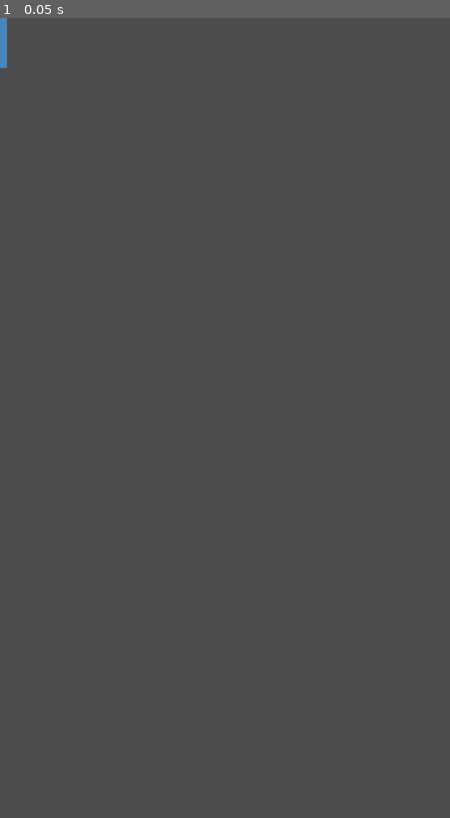
Above: before the commit, frame 1.
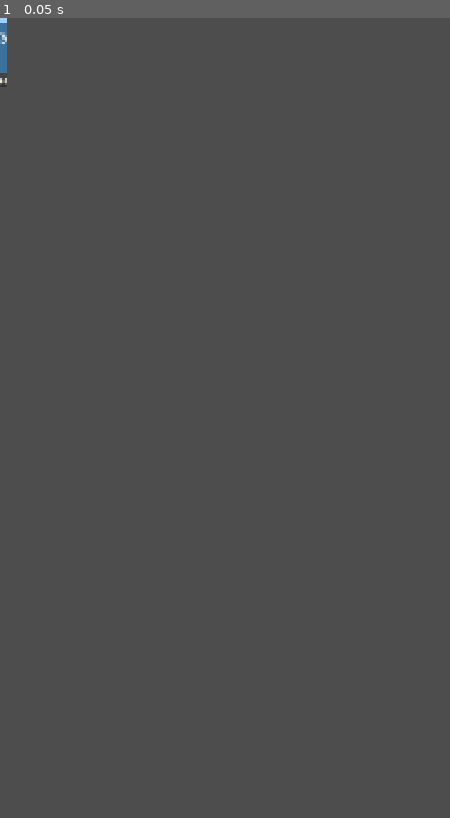
Above: after the commit, the same moment.

Repository: solsolet/MemoriaTFM
Game: Godot game, scene res://scenes/game/game.tscn
The game is run twice, just before and just after one commit, with the same random seed, the same clock (stepped at 60 frames per second) and the same inputs. This scene is started directly instead of the project's main scene.
Inputs:
- Up to frame 1 (0.05 s): no input

The runs differ from the first frame. In frame 1, 0.1% of the frame differs, in the area x 0-2%, y 0-9%.

Commit message:
feat: Millores de presició i velocitat

Diff:
--- a/pianissimo/autoload/stat_manager.tscn
+++ b/pianissimo/autoload/stat_manager.tscn
@@ -1,9 +1,11 @@
-[gd_scene load_steps=4 format=3 uid="uid://4q2dd8mo88ah"]
+[gd_scene load_steps=6 format=3 uid="uid://4q2dd8mo88ah"]
 
 [ext_resource type="Script" uid="uid://b2b0a55m8cfvo" path="res://autoload/stat_manager.gd" id="1_p1373"]
 [ext_resource type="Script" uid="uid://dp5pd6qoytn7i" path="res://resources/stat_definition.gd" id="2_j6or2"]
 [ext_resource type="Resource" uid="uid://ix4k64vlovk8" path="res://data/stats/keyboard.tres" id="3_ddre8"]
+[ext_resource type="Resource" uid="uid://bpagjsovsmxmp" path="res://data/stats/velocity.tres" id="4_mmus3"]
+[ext_resource type="Resource" uid="uid://dds7lied185et" path="res://data/stats/precision.tres" id="5_ku6ok"]
 
 [node name="StatManager" type="Node"]
 script = ExtResource("1_p1373")
-definitions = Array[ExtResource("2_j6or2")]([ExtResource("3_ddre8")])
+definitions = Array[ExtResource("2_j6or2")]([ExtResource("3_ddre8"), ExtResource("4_mmus3"), ExtResource("5_ku6ok")])
--- a/pianissimo/data/stats/keyboard.tres
+++ b/pianissimo/data/stats/keyboard.tres
@@ -6,7 +6,7 @@
 script = ExtResource("1_osp27")
 id = "keyboard"
 display_name = "Kayboard"
-base_cost = 50
-cost_growth = 40
+base_cost = 100
+cost_multiplier = 1.5
 max_level = 9
 metadata/_custom_type_script = "uid://dp5pd6qoytn7i"
--- /dev/null
+++ b/pianissimo/data/stats/precision.tres
@@ -0,0 +1,10 @@
+[gd_resource type="Resource" script_class="StatDefinition" load_steps=2 format=3 uid="uid://dds7lied185et"]
+
+[ext_resource type="Script" uid="uid://dp5pd6qoytn7i" path="res://resources/stat_definition.gd" id="1_bha2y"]
+
+[resource]
+script = ExtResource("1_bha2y")
+id = "precision"
+display_name = "Precision"
+max_level = 10
+metadata/_custom_type_script = "uid://dp5pd6qoytn7i"
--- /dev/null
+++ b/pianissimo/data/stats/velocity.tres
@@ -0,0 +1,10 @@
+[gd_resource type="Resource" script_class="StatDefinition" load_steps=2 format=3 uid="uid://bpagjsovsmxmp"]
+
+[ext_resource type="Script" uid="uid://dp5pd6qoytn7i" path="res://resources/stat_definition.gd" id="1_pkmo0"]
+
+[resource]
+script = ExtResource("1_pkmo0")
+id = "velocity"
+display_name = "Velocity"
+max_level = 10
+metadata/_custom_type_script = "uid://dp5pd6qoytn7i"
--- a/pianissimo/resources/stat_definition.gd
+++ b/pianissimo/resources/stat_definition.gd
@@ -3,6 +3,6 @@
 
 @export var id: String = ""
 @export var display_name: String = ""
-@export var base_cost: int = 10
+@export var base_cost: int = 50
 @export var cost_multiplier: float = 1.3 # exponencial, més costós que les upgrades
 @export var max_level: int = -1
--- a/pianissimo/scenes/home/home.tscn
+++ b/pianissimo/scenes/home/home.tscn
@@ -40,29 +40,36 @@
 
 [node name="IdleButton" type="Button" parent="SafeAreaContainer/VBoxContainer"]
 auto_translate_mode = 1
-custom_minimum_size = Vector2(200, 50)
+custom_minimum_size = Vector2(500, 50)
 layout_mode = 2
+size_flags_horizontal = 4
+size_flags_vertical = 4
 theme_override_font_sizes/font_size = 45
 text = "HOME_IDLE"
 
 [node name="FocusButton" type="Button" parent="SafeAreaContainer/VBoxContainer"]
 auto_translate_mode = 1
-custom_minimum_size = Vector2(200, 50)
+custom_minimum_size = Vector2(500, 50)
 layout_mode = 2
+size_flags_horizontal = 4
+size_flags_vertical = 0
 theme_override_font_sizes/font_size = 45
 text = "HOME_FOCUS"
 
 [node name="SettingsButton" type="Button" parent="SafeAreaContainer/VBoxContainer"]
 auto_translate_mode = 1
-custom_minimum_size = Vector2(200, 50)
+custom_minimum_size = Vector2(500, 50)
 layout_mode = 2
+size_flags_horizontal = 4
 theme_override_font_sizes/font_size = 45
 text = "SETTINGS"
 
 [node name="AchievmentsButton" type="Button" parent="SafeAreaContainer/VBoxContainer"]
 auto_translate_mode = 1
-custom_minimum_size = Vector2(200, 50)
+custom_minimum_size = Vector2(500, 50)
 layout_mode = 2
+size_flags_horizontal = 4
+size_flags_vertical = 4
 theme_override_font_sizes/font_size = 45
 text = "HOME_ACHIEVEMENTS"
 
--- a/pianissimo/scenes/settings/settings.tscn
+++ b/pianissimo/scenes/settings/settings.tscn
@@ -11,10 +11,10 @@
 grow_horizontal = 2
 grow_vertical = 2
 script = ExtResource("1")
-music_slider = NodePath("SafeAreaContainer/VBoxContainer/MusicSlider")
-sfx_slider = NodePath("SafeAreaContainer/VBoxContainer/SfxSlider")
-music_mute_button = NodePath("SafeAreaContainer/VBoxContainer/MusicMuteButton")
-sfx_mute_button = NodePath("SafeAreaContainer/VBoxContainer/SfxMuteButton")
+music_slider = NodePath("SafeAreaContainer/VBoxContainer/MusicCntainer/MusicSlider")
+sfx_slider = NodePath("SafeAreaContainer/VBoxContainer/SfxContainer/SfxSlider")
+music_mute_button = NodePath("SafeAreaContainer/VBoxContainer/MusicCntainer/MusicMuteButton")
+sfx_mute_button = NodePath("SafeAreaContainer/VBoxContainer/SfxContainer/SfxMuteButton")
 reset_button = NodePath("SafeAreaContainer/VBoxContainer/ResetButton")
 reset_confirm_dialog = NodePath("SafeAreaContainer/VBoxContainer/ConfirmationDialog")
 
@@ -42,13 +42,20 @@
 theme_type_variation = &"Title2Label"
 text = "SETTINGS_MUSIC"
 
-[node name="MusicSlider" type="HSlider" parent="SafeAreaContainer/VBoxContainer"]
+[node name="MusicCntainer" type="HBoxContainer" parent="SafeAreaContainer/VBoxContainer"]
 layout_mode = 2
+
+[node name="MusicSlider" type="HSlider" parent="SafeAreaContainer/VBoxContainer/MusicCntainer"]
+layout_mode = 2
+size_flags_horizontal = 3
+size_flags_vertical = 4
+size_flags_stretch_ratio = 3.0
 max_value = 1.0
 step = 0.05
 
-[node name="MusicMuteButton" type="CheckButton" parent="SafeAreaContainer/VBoxContainer"]
+[node name="MusicMuteButton" type="CheckButton" parent="SafeAreaContainer/VBoxContainer/MusicCntainer"]
 layout_mode = 2
+size_flags_horizontal = 3
 text = "SETTINGS_MUTE"
 
 [node name="SfxLabel" type="Label" parent="SafeAreaContainer/VBoxContainer"]
@@ -57,13 +64,20 @@
 theme_type_variation = &"Title2Label"
 text = "SETTINGS_SFX"
 
-[node name="SfxSlider" type="HSlider" parent="SafeAreaContainer/VBoxContainer"]
+[node name="SfxContainer" type="HBoxContainer" parent="SafeAreaContainer/VBoxContainer"]
 layout_mode = 2
+
+[node name="SfxSlider" type="HSlider" parent="SafeAreaContainer/VBoxContainer/SfxContainer"]
+layout_mode = 2
+size_flags_horizontal = 3
+size_flags_vertical = 4
+size_flags_stretch_ratio = 3.0
 max_value = 1.0
 step = 0.05
 
-[node name="SfxMuteButton" type="CheckButton" parent="SafeAreaContainer/VBoxContainer"]
+[node name="SfxMuteButton" type="CheckButton" parent="SafeAreaContainer/VBoxContainer/SfxContainer"]
 layout_mode = 2
+size_flags_horizontal = 3
 text = "SETTINGS_MUTE"
 
 [node name="DataLabel" type="Label" parent="SafeAreaContainer/VBoxContainer"]
--- a/pianissimo/ui/main_theme.tres
+++ b/pianissimo/ui/main_theme.tres
@@ -2,9 +2,9 @@
 
 [sub_resource type="StyleBoxFlat" id="StyleBoxFlat_6tukj"]
 content_margin_left = 24.0
-content_margin_top = 12.0
+content_margin_top = 24.0
 content_margin_right = 24.0
-content_margin_bottom = 12.0
+content_margin_bottom = 24.0
 bg_color = Color(0.101960786, 0.101960786, 0.101960786, 0.19607843)
 corner_radius_top_left = 10
 corner_radius_top_right = 10
@@ -13,9 +13,9 @@
 
 [sub_resource type="StyleBoxFlat" id="StyleBoxFlat_tsbh2"]
 content_margin_left = 24.0
-content_margin_top = 12.0
+content_margin_top = 24.0
 content_margin_right = 24.0
-content_margin_bottom = 12.0
+content_margin_bottom = 24.0
 bg_color = Color(0.22745098, 0.22745098, 0.22745098, 1)
 corner_radius_top_left = 10
 corner_radius_top_right = 10
@@ -24,9 +24,9 @@
 
 [sub_resource type="StyleBoxFlat" id="StyleBoxFlat_g1fjd"]
 content_margin_left = 24.0
-content_margin_top = 12.0
+content_margin_top = 24.0
 content_margin_right = 24.0
-content_margin_bottom = 12.0
+content_margin_bottom = 24.0
 bg_color = Color(0.16862746, 0.16862746, 0.16862746, 1)
 corner_radius_top_left = 10
 corner_radius_top_right = 10
@@ -35,9 +35,9 @@
 
 [sub_resource type="StyleBoxFlat" id="StyleBoxFlat_3xb56"]
 content_margin_left = 24.0
-content_margin_top = 12.0
+content_margin_top = 24.0
 content_margin_right = 24.0
-content_margin_bottom = 12.0
+content_margin_bottom = 24.0
 bg_color = Color(0.83137256, 0.6862745, 0.21568628, 1)
 corner_radius_top_left = 10
 corner_radius_top_right = 10
Not shown, changed: VaultMemoria/.obsidian/workspace.json
